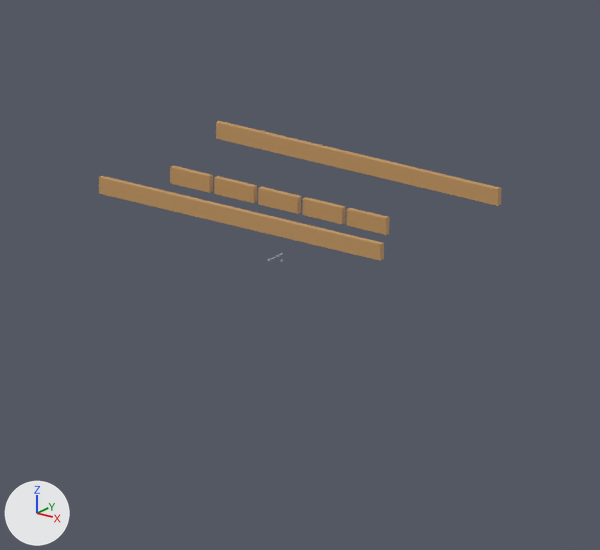
The Blender file generated/coop-candidate.blend, before and after one commit.
Both versions are drawn from the file's camera 'Assembly camera'. The axes (+X, +Y, +Z) are drawn at lower left. The lights are the same throughout. The older version comes first. The same objects are shown in both versions, whatever each file hides.

The first picture shows 'Bearer_Back', 'Bearer_Front', 'Floor_Seam_Block_0', 'Floor_Seam_Block_1', 'Floor_Seam_Block_2', 'Floor_Seam_Block_3', 'Floor_Seam_Block_4'.
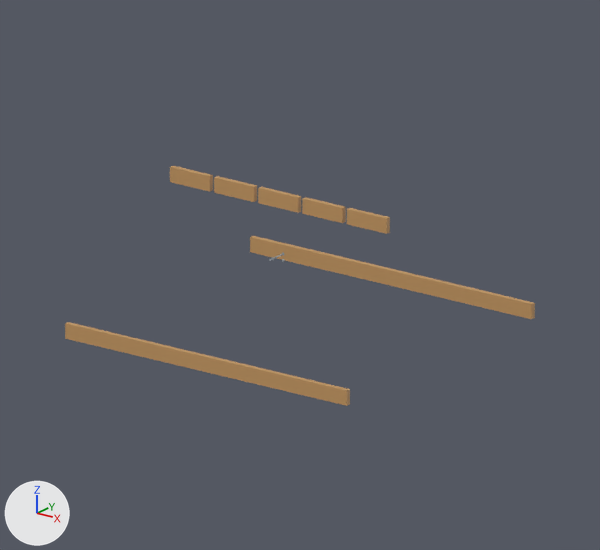
What differs and where, as boxes (x1, y1, x2, y2) in the pictures (600 x 550 px):
'Bearer_Front', moved: before (99, 176, 384, 261); after (65, 322, 350, 406)
'Bearer_Back', moved: before (216, 121, 501, 206); after (250, 236, 535, 319)
'Floor_Seam_Block_1', moved: before (214, 176, 257, 203); after (214, 176, 257, 202)
'Floor_Seam_Block_2', moved: before (258, 187, 301, 214); after (258, 187, 301, 213)
'Floor_Seam_Block_0', moved: before (170, 165, 213, 193); after (170, 166, 213, 192)

What the commit changed:
Object 'Bearer_Front' (ob_bearer_front) moves from (0.0, -0.875, 1.275) to (0.0, -1.377, 0.08).
Object 'Bearer_Back' (ob_bearer_back) moves from (0.0, 0.875, 1.275) to (0.0, 1.377, 0.08).
Object 'Floor_Seam_Block_0' (ob_floor_seam_block_0) moves from (-0.94, -0.301, 1.275) to (-0.942, -0.301, 1.28).
Object 'Floor_Seam_Block_1' (ob_floor_seam_block_1) moves from (-0.47, -0.301, 1.275) to (-0.471, -0.301, 1.28).
Object 'Floor_Seam_Block_2' (ob_floor_seam_block_2) moves from (0.0, -0.301, 1.275) to (0.0, -0.301, 1.28).
